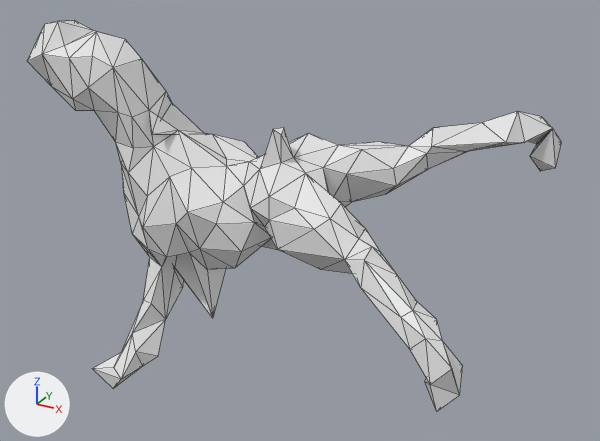
A saved change to the OBJ model mesh_cnn/datasets/random_pertubations/T436.obj.
Before and after are seen from a camera (50 mm lens) standing at (1.227, -1.871, 0.886) and looking at (0.16, 0.069, -0.084). The axes (+X, +Y, +Z) are drawn at lower left. The lights are the same throughout. Mesh edges are drawn as thin lines. Where no turn or scale is listed for an object, it has been applied to the vertices.

The first picture shows 'T436'.
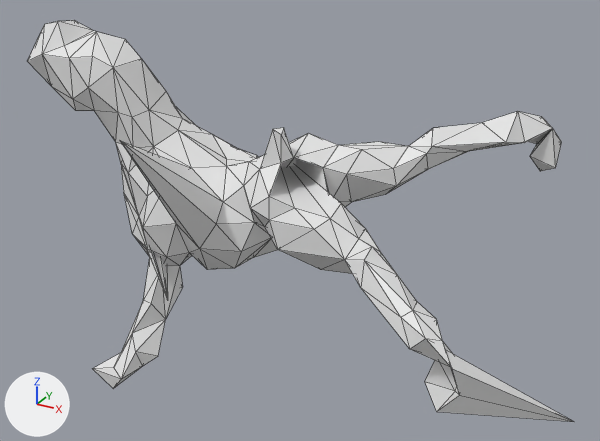
The change, as a diff of the scene's bpy script:
```diff
--- a/mesh_cnn/datasets/random_pertubations/T436.obj.py
+++ b/mesh_cnn/datasets/random_pertubations/T436.obj.py
@@ me_t436 @@
 me_t436.from_pydata(...)  # 252 vertices, 500 faces; spans x -0.612..0.809, y -0.386..0.609, z -0.61..0.465
 # used by ob_t436; location = (0.0, 0.0, 0.0)
-me_t436.vertices[74].co = (0.256, -0.076, 0.127)  # pixel (305, 173)
-me_t436.vertices[79].co = (0.309, -0.125, -0.085)
-me_t436.vertices[103].co = (0.032, 0.085, -0.069)
-me_t436.vertices[119].co = (-0.062, -0.169, -0.015)  # pixel (187, 212)
-me_t436.vertices[121].co = (-0.068, 0.138, 0.099)  # pixel (244, 141)
-me_t436.vertices[133].co = (-0.255, 0.091, -0.088)
-me_t436.vertices[138].co = (-0.061, -0.077, -0.397)  # pixel (212, 318)
-me_t436.vertices[185].co = (-0.193, -0.139, 0.18)  # pixel (151, 134)
-me_t436.vertices[217].co = (-0.404, -0.035, -0.043)  # pixel (123, 184)
-me_t436.vertices[11].co = (0.738, -0.385, -0.183)  # pixel (430, 384)
+# me_t436 part 1
+me_t436.vertices[74].co = (-0.006, 0.213, 0.067)
+me_t436.vertices[79].co = (0.131, 0.019, -0.158)
+me_t436.vertices[103].co = (0.053, -0.02, -0.191)  # pixel (253, 257)
+me_t436.vertices[119].co = (-0.066, -0.413, 0.263)  # pixel (119, 140)
+me_t436.vertices[121].co = (-0.348, 0.254, 0.056)
+me_t436.vertices[133].co = (-0.174, -0.076, -0.248)  # pixel (179, 265)
+me_t436.vertices[138].co = (-0.176, 0.001, -0.24)
+me_t436.vertices[185].co = (-0.204, 0.02, 0.183)  # pixel (182, 118)
+me_t436.vertices[217].co = (-0.111, -0.222, -0.279)  # pixel (167, 300)
+# me_t436 part 2
+me_t436.vertices[11].co = (1.019, -0.159, -0.33)  # pixel (574, 421)
```

Location of each change, [x1, y1, x2, y2] in pixels of the pictures (600 x 441 px; the box of a moved part takes in the faces that stretch with it):
'T436', reshaped: before [28, 20, 562, 411]; after [28, 20, 573, 422]
part 1 of me_t436, moved or reshaped: before [149, 91, 341, 318]; after [121, 91, 341, 318]
part 2 of me_t436, moved or reshaped: before [410, 339, 460, 411]; after [411, 339, 573, 422]
